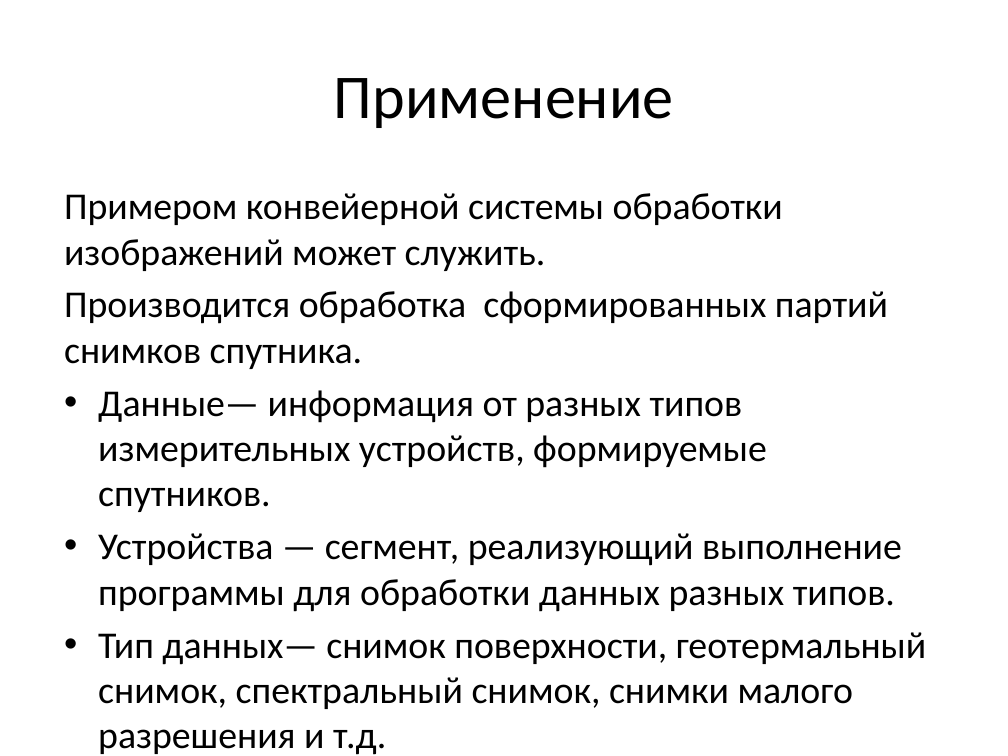
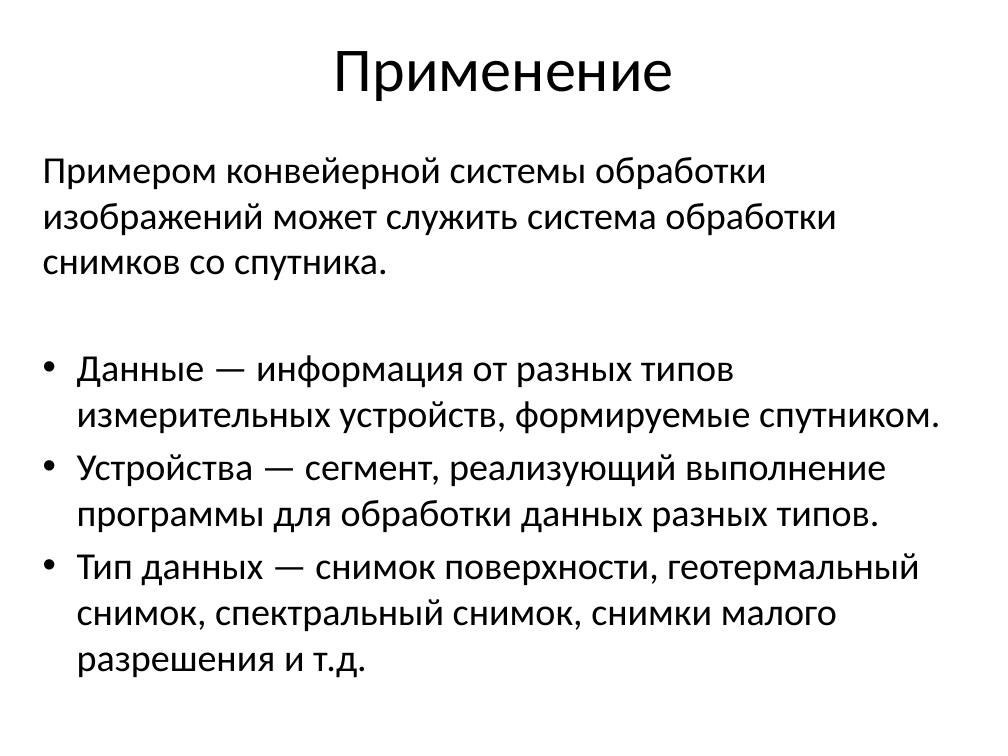
Before and after one commit to sasha2567/diplom, a slide deck: slide 15 of К защите/Саша/В диплом/На защиту/На защиту.pptx (slide 20 before the commit). Drawn at 1008x756 pixels with LibreOffice and Linux fonts; fonts in the diff are those of the drawing. Boxes give left, top, right and bottom in pixels: in the first picture for what was removed or moved away, otherwise in the second. Text is boxed around its words. In the diff, an @@ line names an element or a change of style, - is before the commit and + after.

```diff
--- a/К защите/Саша/В диплом/На защиту/На защиту.pptx
+++ b/К защите/Саша/В диплом/На защиту/На защиту.pptx
@@ title "Применение": place and size @@
-title "Применение" at <box>334,78,674,128</box>
+title "Применение" at <box>334,51,674,101</box>
@@ text "Примером конвейерной системы обработки изображений ...": place and size @@
-text "Примером конвейерной системы обработки изображений ..." at <box>64,193,927,755</box>
+text "Примером конвейерной системы обработки изображений ..." at <box>43,157,940,678</box>
@@ text at <box>43,157,940,434</box>: text changed; size 29.8 to 30 pt @@
-Примером конвейерной системы обработки изображений может служить.
-Производится обработка сформированных партий снимков спутника.
-• Данные— информация от разных типов измерительных устройств, формируемые спутников.
+Примером конвейерной системы обработки изображений может служить система обработки снимков со спутника.
+• Данные — информация от разных типов измерительных устройств, формируемые спутником.
@@ text at <box>77,454,886,533</box>: size 29.8 to 30 pt in "Устройства — сегмент, реализующий выполнение программы для ..." @@
@@ text at <box>77,553,919,678</box>: text changed; size 29.8 to 30 pt @@
-• Тип данных— снимок поверхности, геотермальный снимок, спектральный снимок, снимки малого разрешения и т.д.
+• Тип данных — снимок поверхности, геотермальный снимок, спектральный снимок, снимки малого разрешения и т.д.
```
Also in this commit, not shown: 3 other slides changed, 1 slide added, 5 slides removed, 5 other files.
